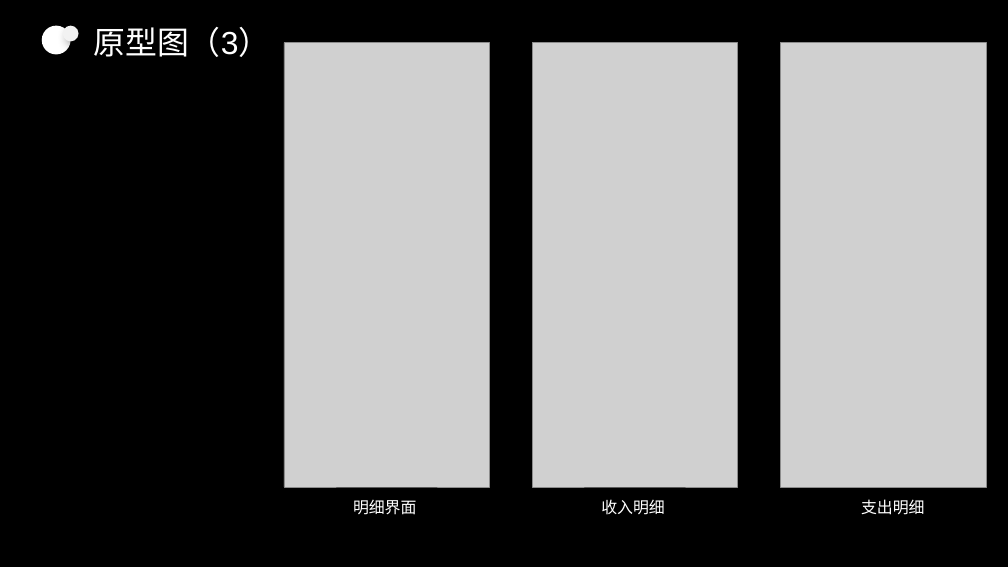
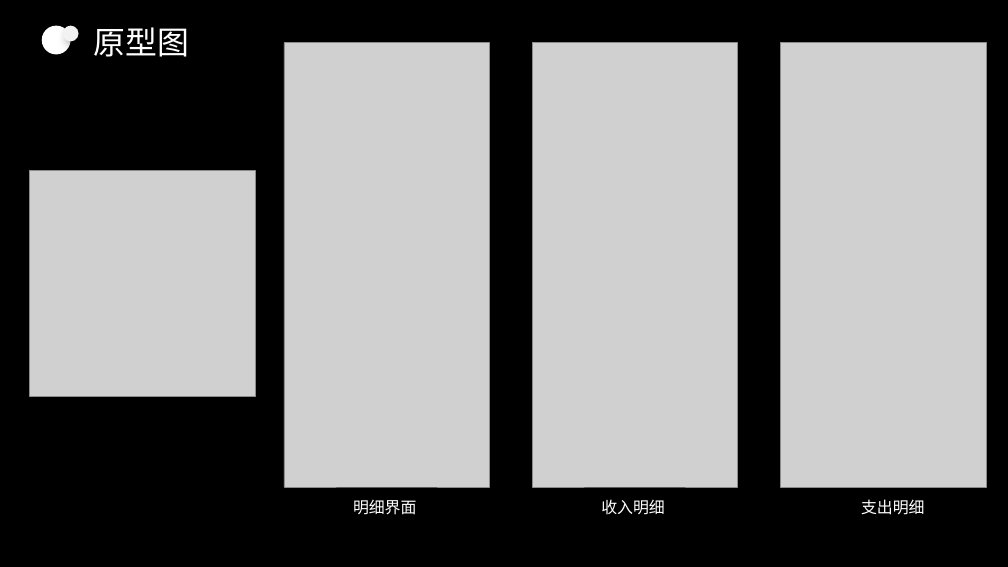
Before and after one commit to zszdxasdf/zhizhang, a slide deck: slide 12 of 需求分析/SE2020-G14-软件需求说明(SRS)0.2/SE2020-G14-软件需求规格说明(SRS)0.2.pptx (slide 13 before the commit). Drawn at 1008x567 pixels with LibreOffice and Linux fonts; fonts in the diff are those of the drawing; grey boxes stand for pictures. Boxes give left, top, right and bottom in pixels: in the first picture for what was removed or moved away, otherwise in the second. Text is boxed around its words. In the diff, an @@ line names an element or a change of style, - is before the commit and + after.

```diff
--- a/需求分析/SE2020-G14-软件需求说明(SRS)0.2/SE2020-G14-软件需求规格说明(SRS)0.2.pptx
+++ b/需求分析/SE2020-G14-软件需求说明(SRS)0.2/SE2020-G14-软件需求规格说明(SRS)0.2.pptx
@@ text at (93,27,189,57): text changed @@
-原型图（3）
+原型图
@@ picture added at (30,171,256,396) @@
```
Also in this commit, not shown: 5 other slides changed, 2 slides added, 4 slides removed.
